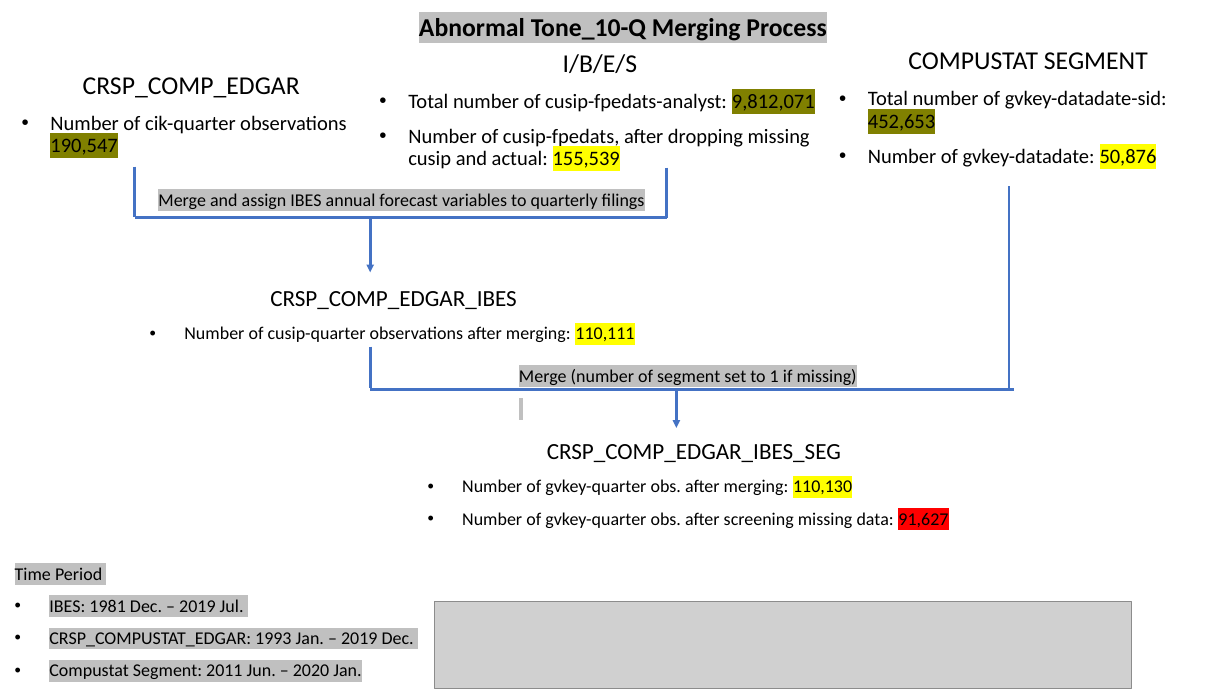
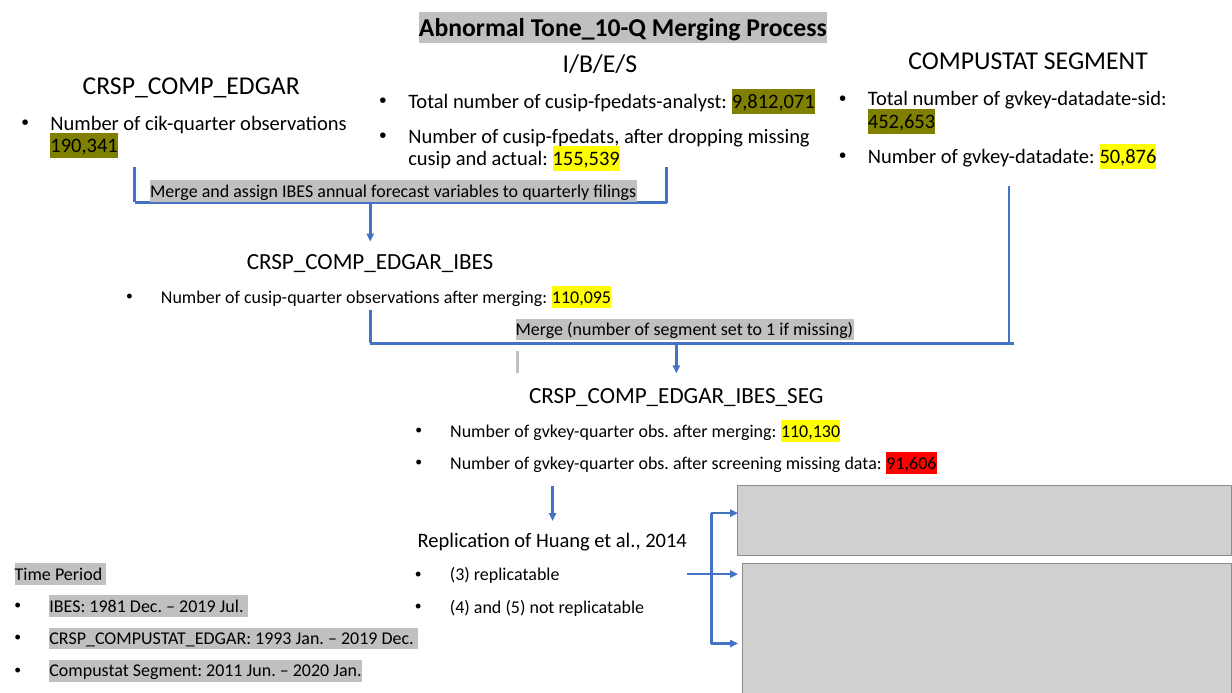
Before and after one commit to fengzhi22/narrative_conservatism, a slide deck: slide 3 of output/Figures.pptx. Drawn at 1232x693 pixels with LibreOffice and Linux fonts; fonts in the diff are those of the drawing; grey boxes stand for pictures. Boxes give left, top, right and bottom in pixels: in the first picture for what was removed or moved away, otherwise in the second. Text is boxed around its words. In the diff, an @@ line names an element or a change of style, - is before the commit and + after.

Commit message:
update compustat raw data: currency USD only; Replicate Huang et al. 2014 Table 4

```diff
--- a/output/Figures.pptx
+++ b/output/Figures.pptx
@@ text at box(50, 115, 346, 155): text changed @@
-• Number of cik-quarter observations 190,547
+• Number of cik-quarter observations 190,341
@@ line moved from (135, 166) - (135, 217) to (135, 166) - (135, 202) @@
@@ text "Merge and assign IBES annual ...": place and size @@
-text "Merge and assign IBES annual ..." at box(158, 193, 645, 209)
+text "Merge and assign IBES annual ..." at box(150, 184, 636, 200)
@@ line moved from (666, 167) - (666, 217) to (666, 167) - (666, 202) @@
@@ line moved from (135, 217) - (666, 217) to (135, 202) - (666, 202) @@
@@ arrow moved from (371, 217) - (371, 273) to (371, 202) - (371, 241) @@
@@ line moved from (1009, 187) - (1009, 388) to (1009, 187) - (1009, 343) @@
@@ text "CRSP_COMP_EDGAR_IBES": place and size @@
-text "CRSP_COMP_EDGAR_IBES" at box(184, 291, 634, 342)
+text "CRSP_COMP_EDGAR_IBES" at box(161, 254, 611, 306)
@@ text at box(161, 290, 611, 306): text changed @@
-• Number of cusip-quarter observations after merging: 110,111
+• Number of cusip-quarter observations after merging: 110,095
@@ line moved from (371, 347) - (371, 388) to (371, 311) - (371, 343) @@
@@ text "Merge (number of segment set ...": place and size @@
-text "Merge (number of segment set ..." at box(519, 369, 857, 385)
+text "Merge (number of segment set ..." at box(516, 322, 853, 338)
@@ line moved from (371, 389) - (1014, 389) to (371, 344) - (1014, 344) @@
@@ arrow moved from (677, 389) - (677, 428) to (677, 344) - (677, 373) @@
@@ text "CRSP_COMP_EDGAR_IBES_SEG": place and size @@
-text "CRSP_COMP_EDGAR_IBES_SEG" at box(462, 444, 948, 528)
+text "CRSP_COMP_EDGAR_IBES_SEG" at box(450, 388, 936, 472)
@@ text at box(450, 456, 936, 472): text changed @@
-• Number of gvkey-quarter obs. after screening missing data: 91,627
+• Number of gvkey-quarter obs. after screening missing data: 91,606
@@ arrow added from (553, 486) to (553, 521), #4472C4 2 pt @@
@@ picture: place and size @@
-picture at box(434, 602, 1132, 688)
+picture at box(738, 486, 1232, 556)
@@ text added at box(418, 532, 686, 616), 14 pt, text #000000 @@
+Replication of Huang et al., 2014
+• (3) replicatable
+• (4) and (5) not replicatable
@@ picture added at box(743, 564, 1232, 693) @@
@@ group added at box(688, 513, 738, 643): 3 arrows, 2 lines @@
```
Also in this commit, not shown: 2 other slides changed, 16 other files.
